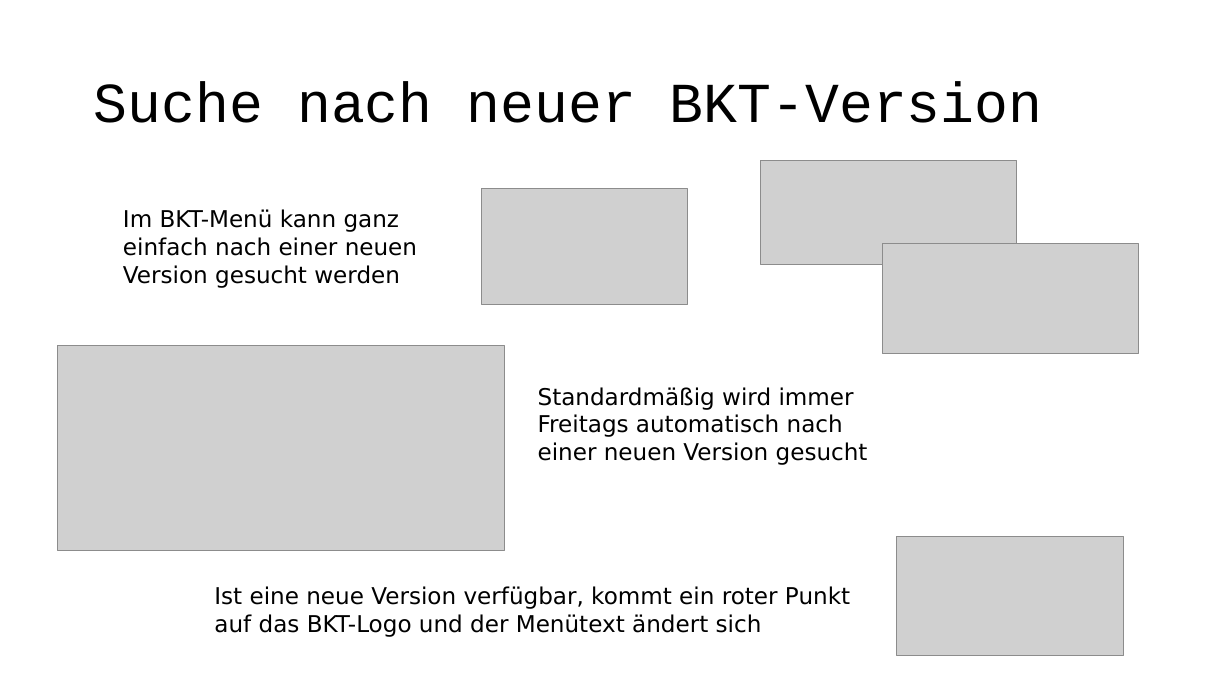
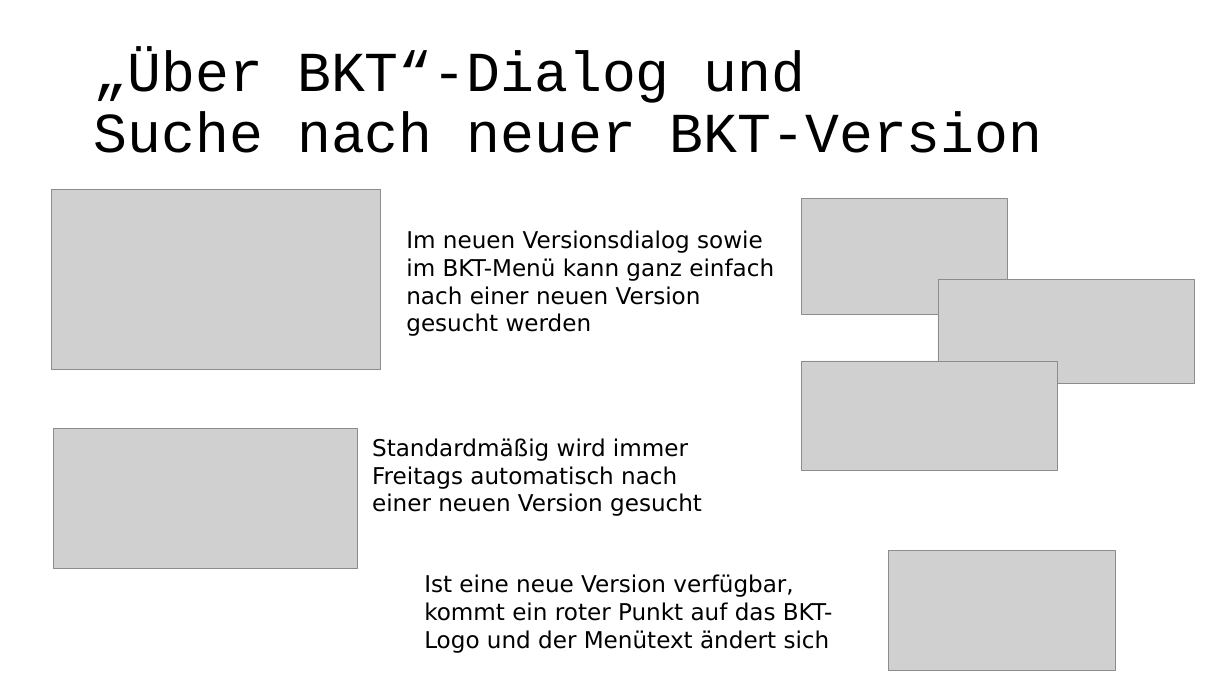
Before and after one commit to pyro-team/bkt-toolbox, a slide deck: slide 5 of documentation/Changelog.pptx. Drawn at 1232x693 pixels with LibreOffice and Linux fonts; fonts in the diff are those of the drawing; grey boxes stand for pictures. Boxes give left, top, right and bottom in pixels: in the first picture for what was removed or moved away, otherwise in the second. Text is boxed around its words. In the diff, an @@ line names an element or a change of style, - is before the commit and + after.

```diff
--- a/documentation/Changelog.pptx
+++ b/documentation/Changelog.pptx
@@ title at [94, 51, 1043, 153]: text changed @@
-Suche nach neuer BKT-Version
+„Über BKT“-Dialog und
+Suche nach neuer BKT-Version
@@ picture added at [51, 189, 380, 370] @@
@@ picture: place and size @@
-picture at [482, 189, 689, 304]
+picture at [802, 199, 1008, 314]
@@ text at [406, 230, 774, 336]: text changed @@
-Im BKT-Menü kann ganz einfach nach einer neuen Version gesucht werden
+Im neuen Versionsdialog sowie im BKT-Menü kann ganz einfach nach einer neuen Version gesucht werden
@@ picture: place and size @@
-picture at [761, 160, 1017, 264]
+picture at [938, 279, 1194, 384]
@@ picture: place and size @@
-picture at [883, 244, 1139, 354]
+picture at [802, 361, 1058, 471]
@@ picture: place and size @@
-picture at [58, 346, 505, 551]
+picture at [54, 429, 358, 568]
@@ text "Standardmäßig wird immer Freitags automatisch ...": place and size @@
-text "Standardmäßig wird immer Freitags automatisch ..." at [538, 387, 868, 465]
+text "Standardmäßig wird immer Freitags automatisch ..." at [372, 438, 702, 516]
@@ text "Ist eine neue Version verfügbar, ..." rewrapped from [214, 586, 850, 637] to [424, 574, 833, 653] @@
@@ picture: place and size @@
-picture at [897, 536, 1124, 655]
+picture at [889, 551, 1116, 670]
```
Also in this commit, not shown: 1 other slide changed, 1 slide added, 1 other file.
